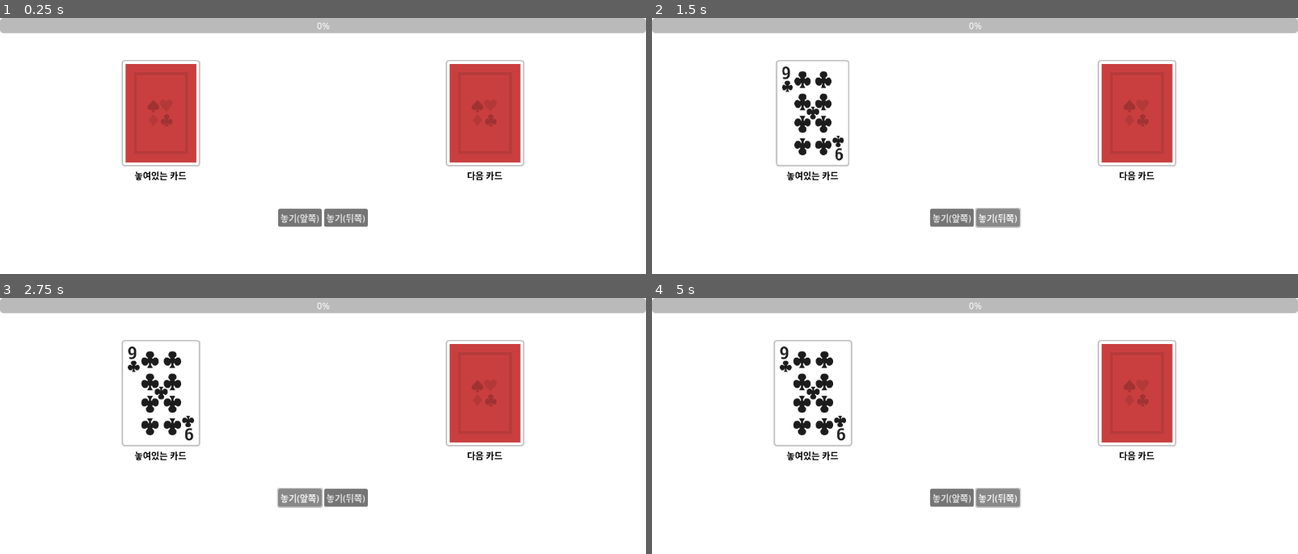
Above: before the commit, frames 1-4 (two rows, left to right).
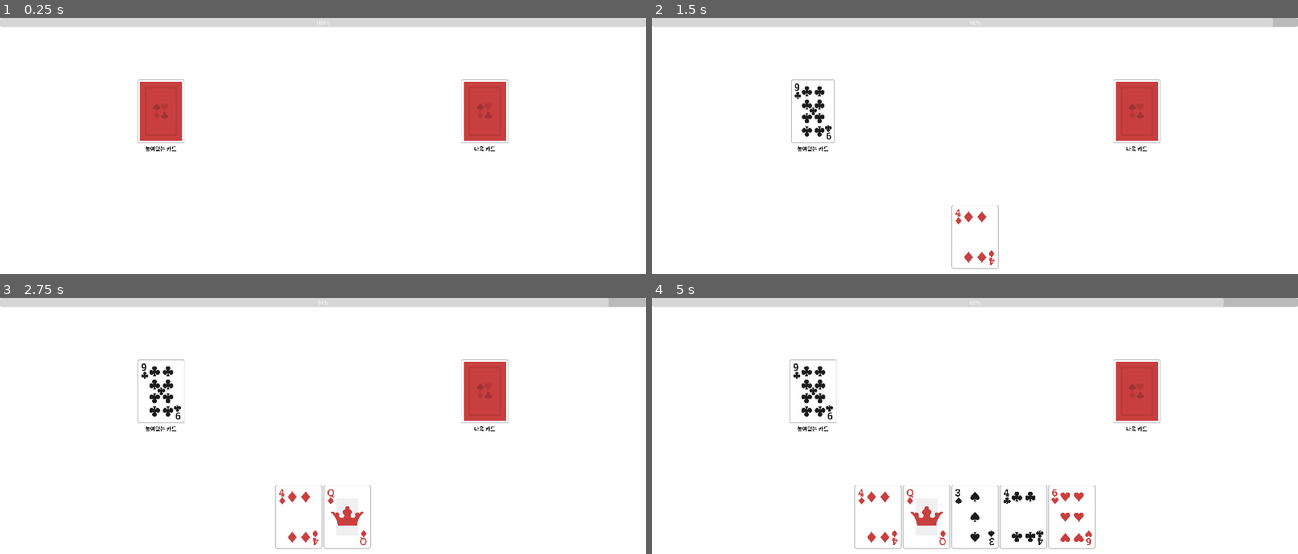
Above: after the commit, the same moments.

Repository: scy0416/deque_card_game
Game: Godot game, scene res://Scenes/play_scene.tscn
Two runs of this game, one before a commit and one after it. Both use one fixed random seed, a clock stepped at 60 frames per second and the inputs below. This scene is started directly instead of the project's main scene.
Inputs (mouse positions are in pixels of both pictures, inside the frame that each line leads up to):
- Up to frame 1 (0.25 s): no input
- Up to frame 2 (1.5 s): click (949, 217) at 0.5 s, where only the run before the commit has a clickable "놓기(앞쪽)"; click (1000, 217) at 1.25 s, where only the run before the commit has a clickable "놓기(뒤쪽)"
- Up to frame 3 (2.75 s): click (297, 497) at 2 s, where only the run before the commit has a clickable "놓기(앞쪽)"
- Up to frame 4 (5 s): click (1000, 497) at 2.75 s, where only the run before the commit has a clickable "놓기(뒤쪽)"; click (949, 497) at 3.5 s, where only the run before the commit has a clickable "놓기(앞쪽)"; click (1000, 497) at 4.25 s, where only the run before the commit has a clickable "놓기(뒤쪽)"

The runs differ from the first frame. In frame 1, 13% of the frame differs, in the area x 0-100%, y 0-82%; in frame 2, 12%; in frame 3, 12%; in frame 4, 13%.

Commit message:
플레이 화면 구성 완료 단, 승리, 패배에 대한 처리가 아직 안됨

Diff:
--- a/Scenes/flip_card.tscn
+++ b/Scenes/flip_card.tscn
@@ -3,6 +3,45 @@
 [ext_resource type="Script" path="res://Scripts/flip_card.gd" id="1_ewm1x"]
 [ext_resource type="PackedScene" uid="uid://do22l6w1ilhvp" path="res://Scenes/card.tscn" id="1_qpqpd"]
 [ext_resource type="Texture2D" uid="uid://dcs7yd0vpvl8w" path="res://Sprites/CardBack.png" id="2_pcg8c"]
+
+[sub_resource type="Animation" id="Animation_oxkl3"]
+length = 0.001
+tracks/0/type = "value"
+tracks/0/imported = false
+tracks/0/enabled = true
+tracks/0/path = NodePath(".:scale")
+tracks/0/interp = 1
+tracks/0/loop_wrap = true
+tracks/0/keys = {
+"times": PackedFloat32Array(0),
+"transitions": PackedFloat32Array(1),
+"update": 0,
+"values": [Vector2(1, 1)]
+}
+tracks/1/type = "value"
+tracks/1/imported = false
+tracks/1/enabled = true
+tracks/1/path = NodePath(".:position")
+tracks/1/interp = 1
+tracks/1/loop_wrap = true
+tracks/1/keys = {
+"times": PackedFloat32Array(0),
+"transitions": PackedFloat32Array(1),
+"update": 0,
+"values": [Vector2(0, 0)]
+}
+tracks/2/type = "value"
+tracks/2/imported = false
+tracks/2/enabled = true
+tracks/2/path = NodePath("Card:z_index")
+tracks/2/interp = 1
+tracks/2/loop_wrap = true
+tracks/2/keys = {
+"times": PackedFloat32Array(0),
+"transitions": PackedFloat32Array(1),
+"update": 1,
+"values": [-1]
+}
 
 [sub_resource type="Animation" id="Animation_rkbcl"]
 resource_name = "flip_card"
@@ -45,45 +84,6 @@
 "values": [-1, 0]
 }
 
-[sub_resource type="Animation" id="Animation_oxkl3"]
-length = 0.001
-tracks/0/type = "value"
-tracks/0/imported = false
-tracks/0/enabled = true
-tracks/0/path = NodePath(".:scale")
-tracks/0/interp = 1
-tracks/0/loop_wrap = true
-tracks/0/keys = {
-"times": PackedFloat32Array(0),
-"transitions": PackedFloat32Array(1),
-"update": 0,
-"values": [Vector2(1, 1)]
-}
-tracks/1/type = "value"
-tracks/1/imported = false
-tracks/1/enabled = true
-tracks/1/path = NodePath(".:position")
-tracks/1/interp = 1
-tracks/1/loop_wrap = true
-tracks/1/keys = {
-"times": PackedFloat32Array(0),
-"transitions": PackedFloat32Array(1),
-"update": 0,
-"values": [Vector2(0, 0)]
-}
-tracks/2/type = "value"
-tracks/2/imported = false
-tracks/2/enabled = true
-tracks/2/path = NodePath("Card:z_index")
-tracks/2/interp = 1
-tracks/2/loop_wrap = true
-tracks/2/keys = {
-"times": PackedFloat32Array(0),
-"transitions": PackedFloat32Array(1),
-"update": 1,
-"values": [-1]
-}
-
 [sub_resource type="AnimationLibrary" id="AnimationLibrary_ucwsh"]
 _data = {
 "RESET": SubResource("Animation_oxkl3"),
--- a/Scenes/play_scene.tscn
+++ b/Scenes/play_scene.tscn
@@ -22,8 +22,10 @@
 grow_horizontal = 2
 grow_vertical = 2
 
-[node name="ProgressBar" type="ProgressBar" parent="UI/VBC"]
+[node name="Life" type="ProgressBar" parent="UI/VBC"]
 layout_mode = 2
+max_value = 52.0
+step = 1.0
 
 [node name="Other" type="HBoxContainer" parent="UI/VBC"]
 layout_mode = 2
@@ -66,10 +68,28 @@
 size_flags_vertical = 3
 alignment = 1
 
-[node name="Front" type="Button" parent="UI/VBC/Hand"]
+[node name="PutFront" type="Button" parent="UI/VBC/Hand"]
+visible = false
+layout_mode = 2
+text = "추가하기(앞쪽)"
+
+[node name="ReleaseFront" type="Button" parent="UI/VBC/Hand"]
+visible = false
 layout_mode = 2
 text = "놓기(앞쪽)"
 
-[node name="Back" type="Button" parent="UI/VBC/Hand"]
+[node name="ReleaseBack" type="Button" parent="UI/VBC/Hand"]
+visible = false
 layout_mode = 2
 text = "놓기(뒤쪽)"
+
+[node name="PutBack" type="Button" parent="UI/VBC/Hand"]
+visible = false
+layout_mode = 2
+text = "추가하기(뒤쪽)"
+
+[connection signal="check_start" from="." to="." method="start_game"]
+[connection signal="pressed" from="UI/VBC/Hand/PutFront" to="." method="_on_put_front_pressed"]
+[connection signal="pressed" from="UI/VBC/Hand/ReleaseFront" to="." method="_on_release_front_pressed"]
+[connection signal="pressed" from="UI/VBC/Hand/ReleaseBack" to="." method="_on_release_back_pressed"]
+[connection signal="pressed" from="UI/VBC/Hand/PutBack" to="." method="_on_put_back_pressed"]
--- a/Scripts/Card.gd
+++ b/Scripts/Card.gd
@@ -1,6 +1,7 @@
 @tool
 extends TextureRect
 
+var num_dict = {"A" = 1, "2" = 2, "3" = 3, "4" = 4, "5" = 5, "6" = 6, "7" = 7, "8" = 8, "9" = 9, "10" = 10, "J" = 11, "Q" = 12, "K" = 13}
 
 @export_enum("Spade", "Diamond", "Heart", "Clover") var card_pattern:String = "Spade":
 	set(value):
@@ -19,3 +20,7 @@
 			texture = load("res://cards/Joker.png")
 		else:
 			texture = load("res://cards/" + card_pattern + "-" + card_num + ".png")
+
+
+func check_puttable(target):
+	return card_pattern == target.card_pattern or num_dict[card_num] == num_dict[target.card_num] - 1 or num_dict[card_num] == num_dict[target.card_num] + 1
--- a/Scripts/play_scene.gd
+++ b/Scripts/play_scene.gd
@@ -1,9 +1,17 @@
 extends Node
+signal check_start
 
 var CardPattern = ["Spade", "Diamond", "Heart", "Clover"]
 var CardNum = ["A", "2", "3", "4", "5", "6", "7", "8", "9", "10", "J", "Q", "K"]
 
 var card:Array
+
+var card_scene:PackedScene = preload("res://Scenes/card.tscn")
+
+var remain_cards:int:
+	set(value):
+		remain_cards = value
+		$UI/VBC/Life.value = value
 
 func _ready():
 	for pattern in CardPattern:
@@ -12,6 +20,8 @@
 			tmp.pattern = pattern
 			tmp.num = num
 			card.append(tmp)
+
+	remain_cards = 52
 
 	shuffle_card()
 	#for c in card:
@@ -23,11 +33,16 @@
 	#$UI/VBC/Other/ReleaseCardContainer/VBC/ReleasedCard.flip_card()
 	await get_tree().create_timer(1).timeout
 	$UI/VBC/Other/ReleaseCardContainer/VBC/ReleasedCard.flip_card()
+	remain_cards -= 1
 
+	for i in range(0, 5):
+		var c = card.pop_front()
+		append_back(c)
+		remain_cards -= 1
+		await get_tree().create_timer(1).timeout
 
-# Called every frame. 'delta' is the elapsed time since the previous frame.
-func _process(_delta):
-	pass
+	#start_game()
+	emit_signal("check_start")
 
 
 func shuffle_card():
@@ -38,3 +53,104 @@
 		var temp = card[k]
 		card[k] = card[n]
 		card[n] = temp
+
+
+func append_front(c:CardInfo):
+	var card_instance = card_scene.instantiate()
+	card_instance.card_pattern = c.pattern
+	card_instance.card_num = c.num
+	$UI/VBC/Hand/ReleaseFront.add_sibling(card_instance)
+	pass
+
+
+func append_back(c:CardInfo):
+	var card_instance = card_scene.instantiate()
+	card_instance.card_pattern = c.pattern
+	card_instance.card_num = c.num
+	var nodes_size = $UI/VBC/Hand.get_child_count()
+	var target_node = $UI/VBC/Hand.get_child(nodes_size - 3)
+	target_node.add_sibling(card_instance)
+	pass
+
+
+func start_game():
+	check_state()
+
+
+func check_state():
+	var released_card = $UI/VBC/Other/ReleaseCardContainer/VBC/ReleasedCard/Card
+	var front_card = $UI/VBC/Hand.get_child(2)
+	var back_card = $UI/VBC/Hand.get_child($UI/VBC/Hand.get_child_count() - 3)
+
+	if $UI/VBC/Hand.get_child_count() == 4:
+		pass
+
+	var front_puttable = released_card.check_puttable(front_card)
+	var back_puttable = released_card.check_puttable(back_card)
+
+	$UI/VBC/Hand/ReleaseFront.visible = false
+	$UI/VBC/Hand/ReleaseBack.visible = false
+	$UI/VBC/Hand/PutFront.visible = false
+	$UI/VBC/Hand/PutBack.visible = false
+
+	if front_puttable or back_puttable:
+		$UI/VBC/Hand/ReleaseFront.visible = front_puttable
+		$UI/VBC/Hand/ReleaseBack.visible = back_puttable
+	else:
+		if remain_cards == 0:
+			pass
+		next_card_open()
+		$UI/VBC/Hand/PutFront.visible = true
+		$UI/VBC/Hand/PutBack.visible = true
+
+
+func next_card_open():
+	var flip_card = $UI/VBC/Other/CardFile/VBC/FlipCard/Card
+	var next_card = card.pop_front()
+	flip_card.card_pattern = next_card.pattern
+	flip_card.card_num = next_card.num
+	$UI/VBC/Other/CardFile/VBC/FlipCard.flip_card()
+
+
+func _on_release_front_pressed():
+	var released_card = $UI/VBC/Other/ReleaseCardContainer/VBC/ReleasedCard/Card
+	var front_card = $UI/VBC/Hand.get_child(2)
+	released_card.card_pattern = front_card.card_pattern
+	released_card.card_num = front_card.card_num
+	front_card.queue_free()
+	await get_tree().create_timer(0.01).timeout
+	emit_signal("check_start")
+
+
+func _on_release_back_pressed():
+	var released_card = $UI/VBC/Other/ReleaseCardContainer/VBC/ReleasedCard/Card
+	var back_card = $UI/VBC/Hand.get_child($UI/VBC/Hand.get_child_count() - 3)
+	released_card.card_pattern = back_card.card_pattern
+	released_card.card_num = back_card.card_num
+	back_card.queue_free()
+	await get_tree().create_timer(0.01).timeout
+	emit_signal("check_start")
+
+
+func _on_put_front_pressed():
+	var new_card = card_scene.instantiate()
+	var target = $UI/VBC/Other/CardFile/VBC/FlipCard/Card
+	new_card.card_pattern = target.card_pattern
+	new_card.card_num = target.card_num
+	$UI/VBC/Hand/ReleaseFront.add_sibling(new_card)
+	$UI/VBC/Other/CardFile/VBC/FlipCard/AnimationPlayer.stop()
+	remain_cards -= 1
+	await get_tree().create_timer(0.01).timeout
+	emit_signal("check_start")
+
+
+func _on_put_back_pressed():
+	var new_card = card_scene.instantiate()
+	var target = $UI/VBC/Other/CardFile/VBC/FlipCard/Card
+	new_card.card_pattern = target.card_pattern
+	new_card.card_num = target.card_num
+	$UI/VBC/Hand.get_child($UI/VBC/Hand.get_child_count() - 3).add_sibling(new_card)
+	$UI/VBC/Other/CardFile/VBC/FlipCard/AnimationPlayer.stop()
+	remain_cards -= 1
+	await get_tree().create_timer(0.01).timeout
+	emit_signal("check_start")
--- a/project.godot
+++ b/project.godot
@@ -15,6 +15,12 @@
 config/features=PackedStringArray("4.1", "Forward Plus")
 config/icon="res://icon.svg"
 
+[display]
+
+window/size/viewport_width=1920
+window/size/viewport_height=1080
+window/size/mode=3
+
 [rendering]
 
 textures/canvas_textures/default_texture_filter=0
Binary file added: cards/blank_card.png
Not shown, added: cards/blank_card.png.import
